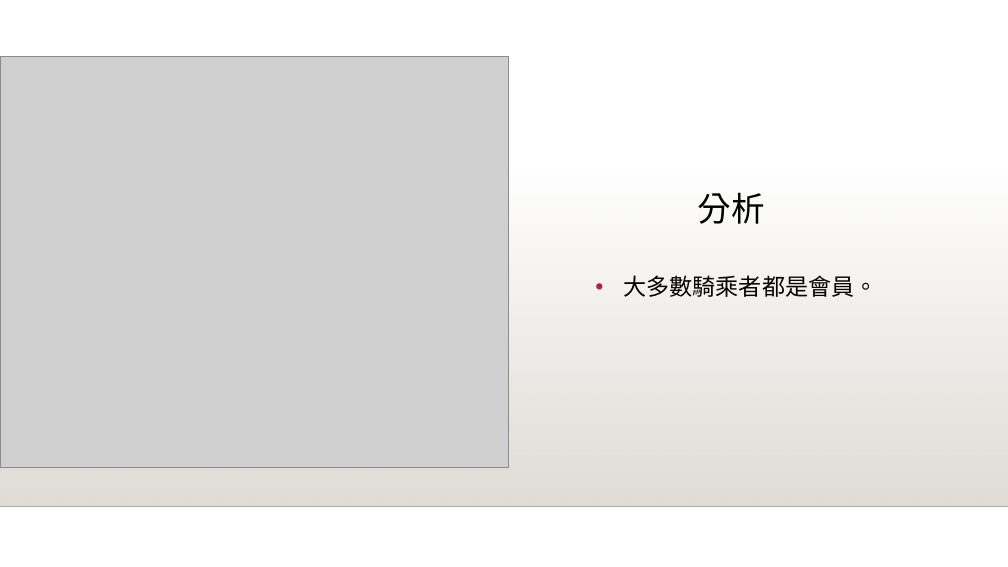
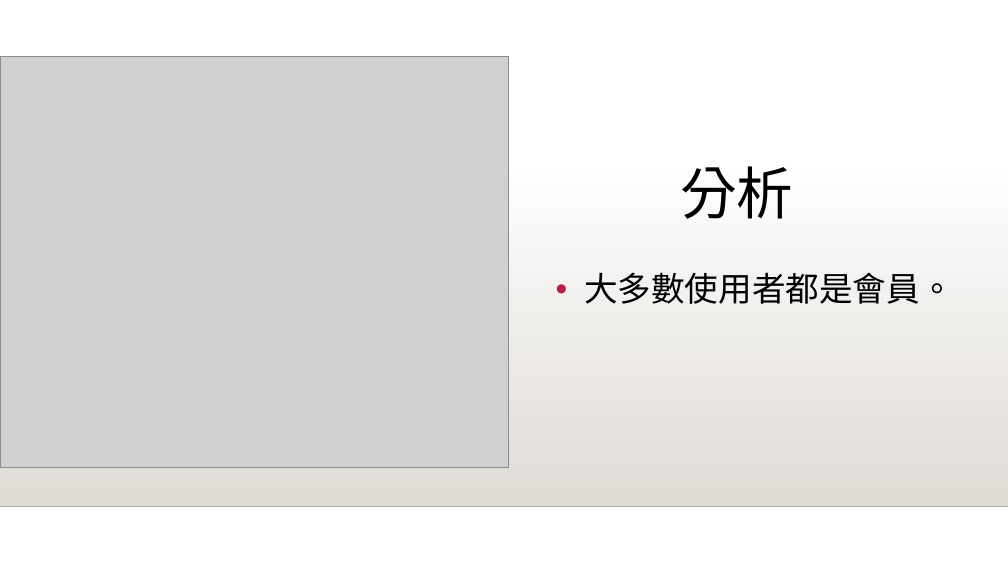
Before and after one commit to y4611676/Unanimous-Project, a slide deck: slide 9 of Analyze_project/Bike_Share/共享單車如何成功.pptx. Drawn at 1008x567 pixels with LibreOffice and Linux fonts; fonts in the diff are those of the drawing; grey boxes stand for pictures; background and template pictures are left out. Boxes give left, top, right and bottom in pixels: in the first picture for what was removed or moved away, otherwise in the second. Text is boxed around its words. In the diff, an @@ line names an element or a change of style, - is before the commit and + after.

```diff
--- a/Analyze_project/Bike_Share/共享單車如何成功.pptx
+++ b/Analyze_project/Bike_Share/共享單車如何成功.pptx
@@ text "分析": place and size @@
-text "分析" at (698,192,765,224)
+text "分析" at (680,166,793,219)
@@ text "分析" at (680,166,793,219): size 32 to 54 pt; alignment centre to left @@
@@ text at (584,272,954,304): text changed; size 22 to 32 pt @@
-• 大多數騎乘者都是會員。
+• 大多數使用者都是會員。
```
Also in this commit, not shown: 11 other slides changed, 1 other file.
